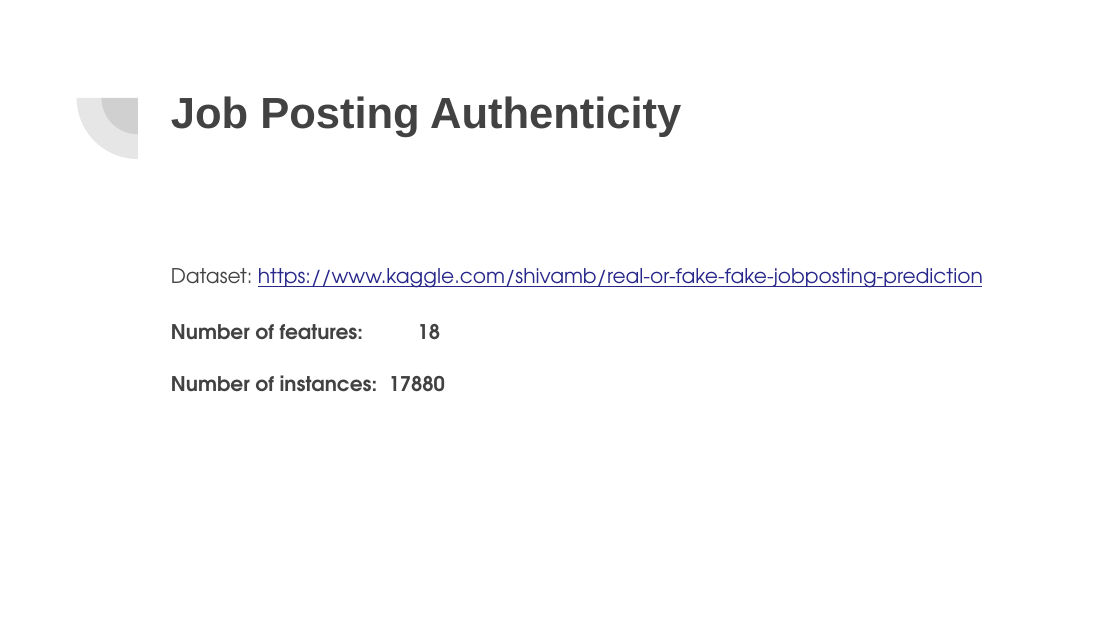
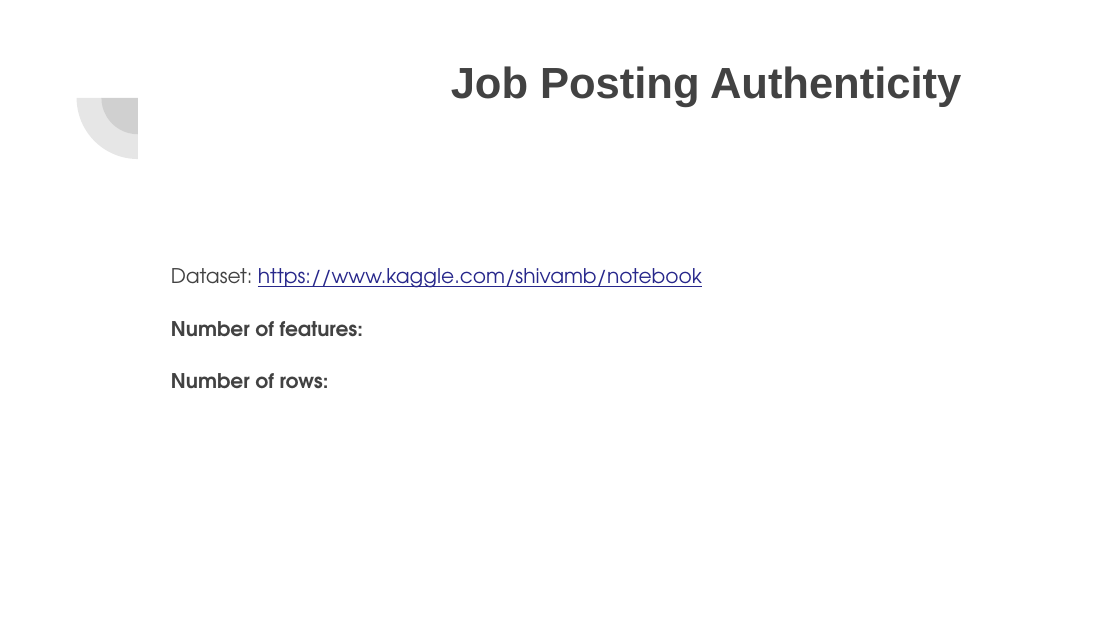
Before and after one commit to shpatgashi/machine_learning_experiments, a slide deck: slide 33 of Machine Learning.pptx (slide 32 before the commit). Drawn at 1120x630 pixels with LibreOffice and Linux fonts; fonts in the diff are those of the drawing. Boxes give left, top, right and bottom in pixels: in the first picture for what was removed or moved away, otherwise in the second. Text is boxed around its words. In the diff, an @@ line names an element or a change of style, - is before the commit and + after.

```diff
--- a/Machine Learning.pptx
+++ b/Machine Learning.pptx
@@ title "Job Posting Authenticity": place and size @@
-title "Job Posting Authenticity" at [171,96,681,137]
+title "Job Posting Authenticity" at [451,66,961,107]
@@ text at [171,268,702,389]: text changed @@
-Dataset: https://www.kaggle.com/shivamb/real-or-fake-fake-jobposting-prediction
-Number of features: 18
-Number of instances: 17880
+Dataset: https://www.kaggle.com/shivamb/notebook
+Number of features:
+Number of rows:
```
Also in this commit, not shown: 12 other slides changed, 20 slides added, 15 slides removed.
